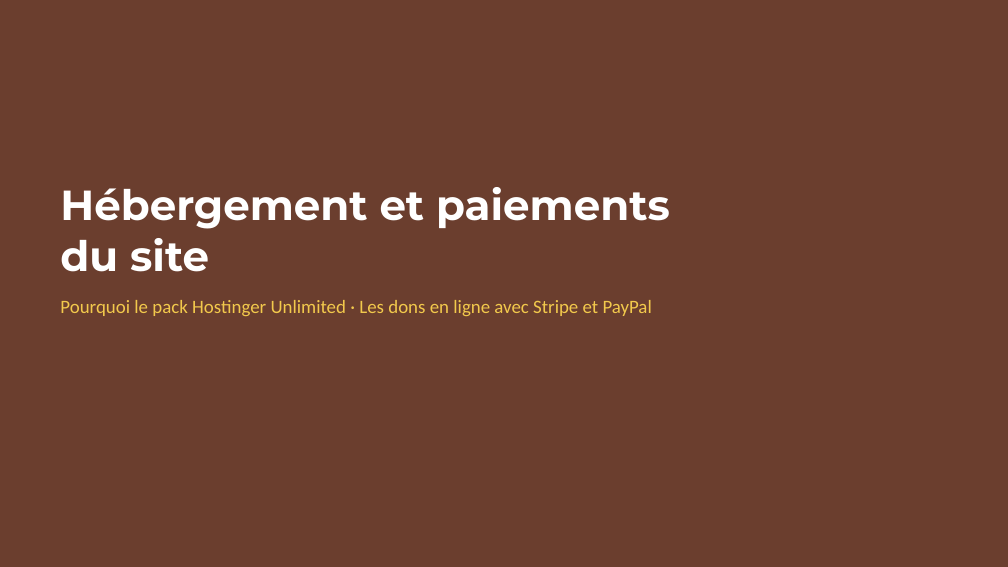
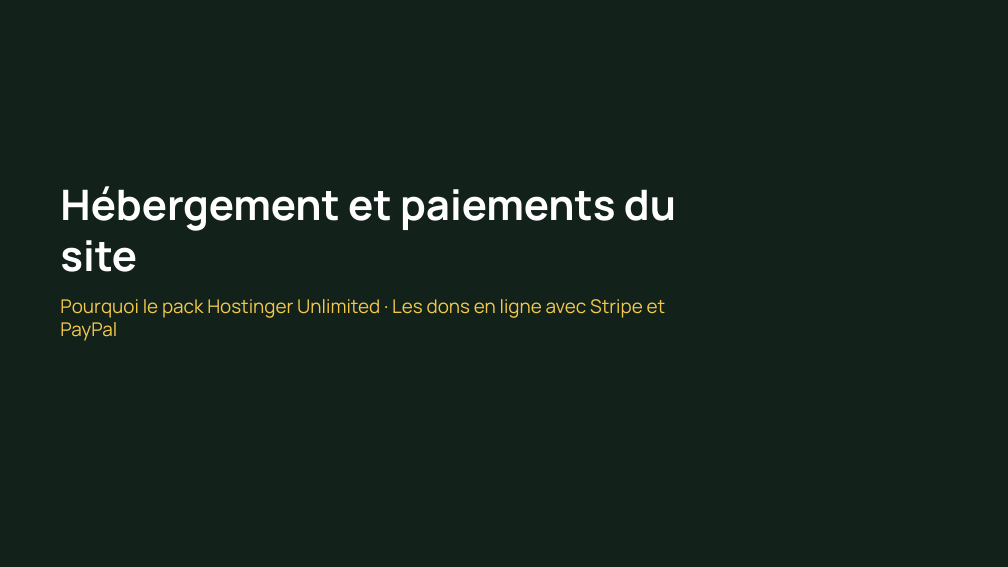
Before and after one commit to Sontsa1998/solidarity-impact, a slide deck: slide 1 of presentations/Hebergement_et_paiements.pptx. Drawn at 1008x567 pixels with LibreOffice and Linux fonts; fonts in the diff are those of the drawing; background and template pictures are left out. Boxes give left, top, right and bottom in pixels: in the first picture for what was removed or moved away, otherwise in the second. Text is boxed around its words. In the diff, an @@ line names an element or a change of style, - is before the commit and + after.

```diff
--- a/presentations/Hebergement_et_paiements.pptx
+++ b/presentations/Hebergement_et_paiements.pptx
@@ background #6B3E2E to #12211A @@
@@ title "Hébergement et paiements du site" at (x1=60, y1=186, x2=676, y2=272): font Montserrat to Manrope @@
@@ text "Pourquoi le pack Hostinger Unlimited ..." at (x1=60, y1=299, x2=666, y2=341): font Calibri to Manrope @@
```
Also in this commit, not shown: 4 other slides changed, 1 other file.
